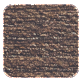
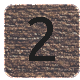
The second 80px x 80px image is a revision of the first. Changes to its layers:
removed layer "dn" over 3, 4, 79, 78
added group "dn" with 2 layers above "up" over 4, 4, 80, 78
added layer "2 #1" in group "dn" over 28, 17, 55, 61
added layer "btn #1" in group "dn" over 4, 4, 80, 78
